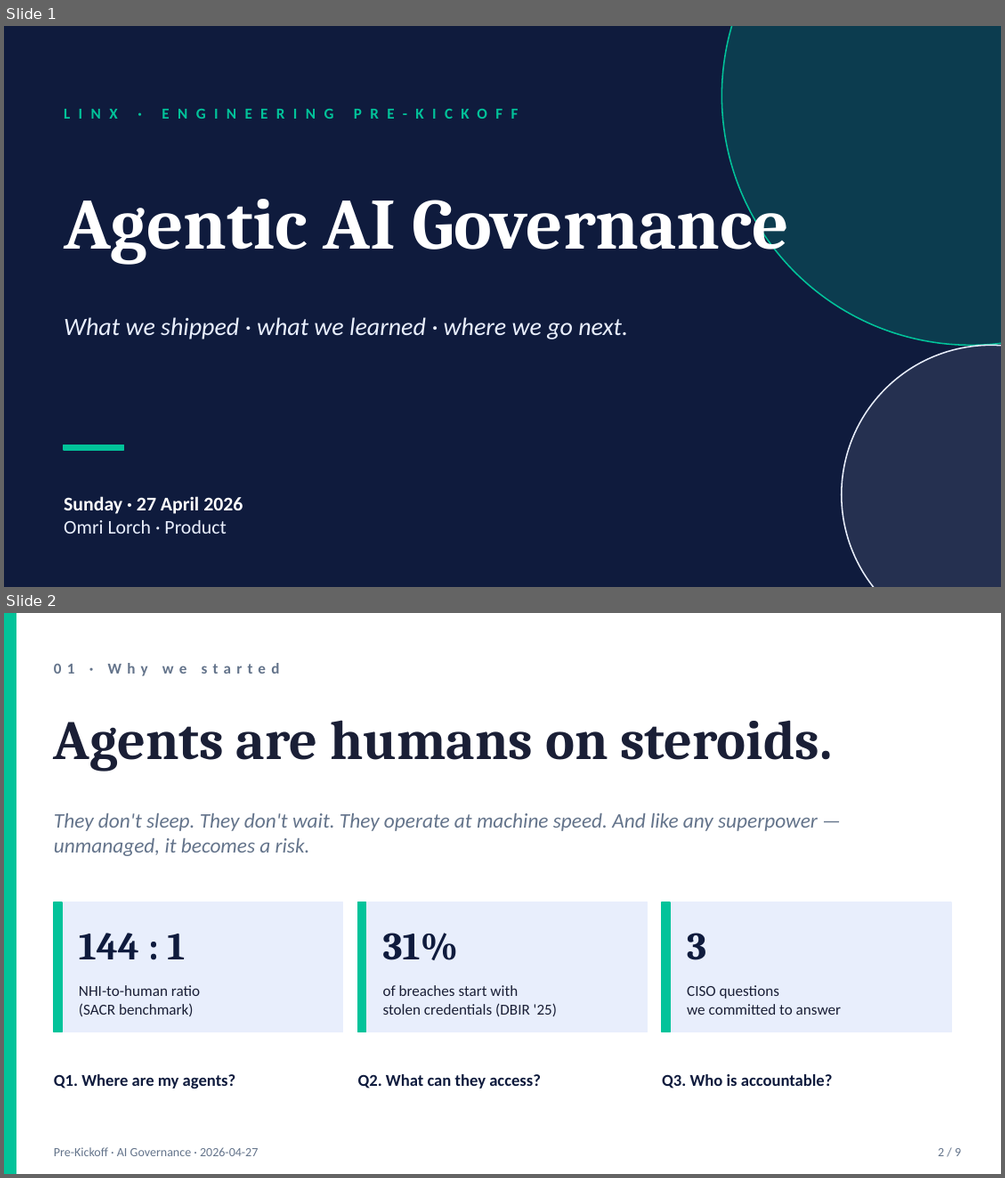
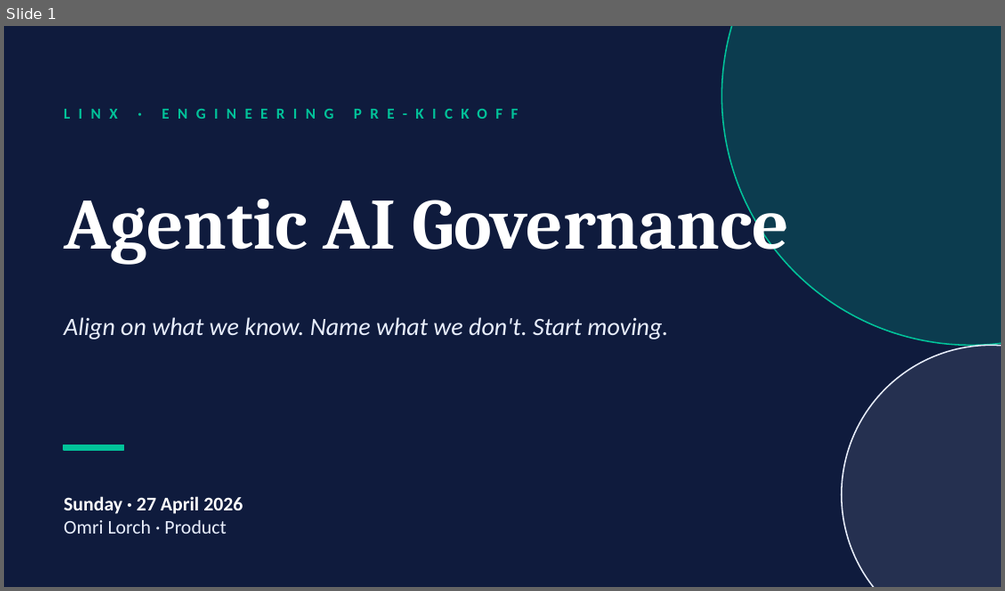
Before and after one commit to Lorch19/ol-linx-agent, a slide deck: artifacts/eng-prekickoff-2026-04-27.pptx. Shown one above the other, each under a label of ours: slides 1 and 2 before the commit, slide 1 after it. The pictures are 1005x1178 and 1005x591 pixels, drawn with LibreOffice and Linux fonts; fonts in the diff are those of the drawing. Boxes give left, top, right and bottom in pixels: in the first picture for what was removed or moved away, otherwise in the second. Text is boxed around its words. In the diff, an @@ line names an element or a change of style, - is before the commit and + after.

```diff
--- a/artifacts/eng-prekickoff-2026-04-27.pptx
+++ b/artifacts/eng-prekickoff-2026-04-27.pptx
@@ slide 2 removed at [4, 613, 1001, 1174], background #FFFFFF @@
@@ rectangle removed at [4, 613, 16, 1173] @@
@@ text removed at [54, 663, 280, 676] @@
-01 · Why we started
@@ text removed at [54, 720, 832, 771] @@
-Agents are humans on steroids.
@@ text removed at [54, 813, 817, 856] @@
-They don't sleep. They don't wait. They operate at machine speed. And like any superpower — unmanaged, it becomes a risk.
@@ rectangle removed at [54, 902, 343, 1031] @@
@@ rectangle removed at [54, 902, 62, 1031] @@
@@ rectangle removed at [358, 902, 647, 1031] @@
@@ rectangle removed at [358, 902, 366, 1031] @@
@@ rectangle removed at [662, 902, 951, 1031] @@
@@ rectangle removed at [662, 902, 670, 1031] @@
@@ text removed at [79, 933, 185, 959] @@
-144 : 1
@@ text removed at [383, 933, 459, 960] @@
-31%
@@ text removed at [687, 933, 706, 960] @@
-3
@@ text removed at [79, 985, 200, 1016] @@
-NHI-to-human ratio
-(SACR benchmark)
@@ text removed at [383, 985, 557, 1016] @@
-of breaches start with
-stolen credentials (DBIR '25)
@@ text removed at [687, 985, 841, 1014] @@
-CISO questions
-we committed to answer
@@ text removed at [54, 1074, 236, 1088] @@
-Q1. Where are my agents?
@@ text removed at [358, 1074, 541, 1088] @@
-Q2. What can they access?
@@ text removed at [662, 1074, 833, 1088] @@
-Q3. Who is accountable?
@@ text removed at [54, 1147, 258, 1156] @@
-Pre-Kickoff · AI Governance · 2026-04-27
@@ text removed at [938, 1148, 961, 1156] @@
-2 / 9
@@ slide 1 changed as well @@
@@ text at [64, 317, 668, 339]: text changed @@
-What we shipped · what we learned · where we go next.
+Align on what we know. Name what we don't. Start moving.
```
Also in this commit, not shown: 3 other slides changed, 4 slides added, 4 other slides removed, 1 other file.
